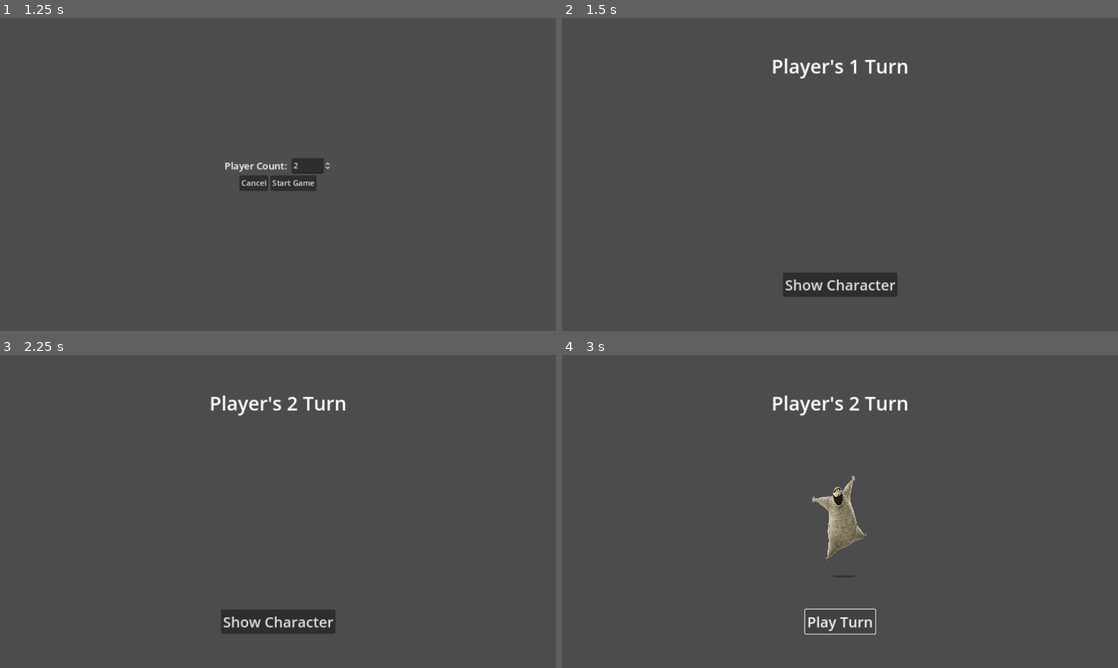
Above: before the commit, frames 1-4 (two rows, left to right).
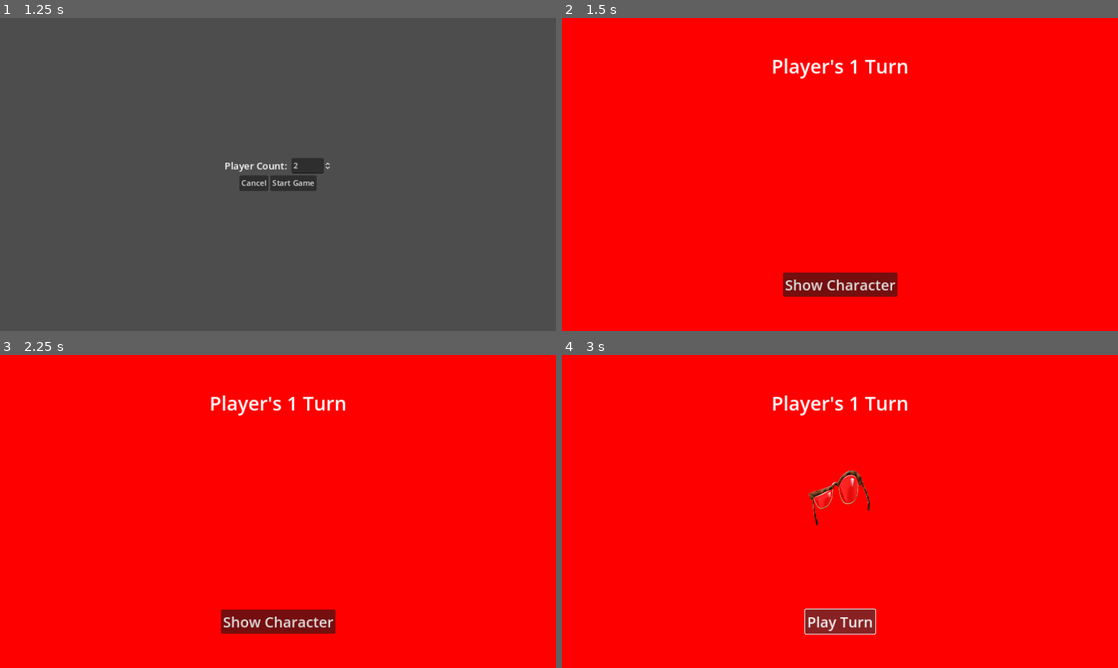
Above: after the commit, the same moments.

Repository: Yogadhveep/transylvaniagame
Game: Godot game, scene res://MainScreen.tscn
Two runs of this game, one before a commit and one after it. Both use one fixed random seed, a clock stepped at 60 frames per second and the inputs below.
Inputs (mouse positions are in pixels of both pictures, inside the frame that each line leads up to):
- Up to frame 1 (1.25 s): click "Play" at 0.5 s
- Up to frame 2 (1.5 s): click "Start Game" at 1.25 s
- Up to frame 3 (2.25 s): click (255, 511) at 2.02 s
- Up to frame 4 (3 s): click "Show Character" at 2.75 s

Frame 1 is identical in both runs. In frame 2, 100% of the frame differs, in the area x 0-100%, y 0-100%; in frame 3, 100%; in frame 4, 100%.

Commit message:
eeeeeeeeeeeeeeeee

Diff:
--- a/transylvaniagame/Game.tscn
+++ b/transylvaniagame/Game.tscn
@@ -293,7 +293,22 @@
 texture = ExtResource("4_y0snq")
 
 [node name="Control" parent="." instance=ExtResource("5_omso4")]
+visible = false
 layout_mode = 1
+
+[node name="CheckBox" type="CheckBox" parent="."]
+z_index = 15
+layout_mode = 1
+anchors_preset = 3
+anchor_left = 1.0
+anchor_top = 1.0
+anchor_right = 1.0
+anchor_bottom = 1.0
+offset_left = -24.0
+offset_top = -24.0
+grow_horizontal = 0
+grow_vertical = 0
+text = "ALLIANCE"
 
 [connection signal="pressed" from="Graph/Node1/Button" to="Graph/Node1" method="_on_button_pressed"]
 [connection signal="pressed" from="Graph/Node2/Button" to="Graph/Node2" method="_on_button_pressed"]
--- a/transylvaniagame/Global.gd
+++ b/transylvaniagame/Global.gd
@@ -13,11 +13,12 @@
 	8:[7],
 	9:[3],
 	10:[3,11,13],
-	11:[10,12,14],
+	11:[10,12,13,14],
 	12:[11,13],
-	13:[10,12],
+	13:[10,11,12],
 	14:[11]
 }
+## 11 and 13
 var turn = 1
 var highlighted_moves = []
 var dead = []
@@ -75,7 +76,15 @@
 func set_moves(Graph, node):
 	highlighted_moves = map[node]
 	for move in highlighted_moves:
-		Graph.get_node("Node"+str(move)).highlight_node(true)
+		print("NODE")
+		print(node)
+		print("SAFETY")
+		print(Graph.get_node("Node"+str(move)).get_safety())
+		print("MOVE")
+		print(move)
+		if Graph.get_node("Node"+str(move)).get_safety() != node:
+			Graph.get_node("Node"+str(move)).highlight_node(true)
+
 func kill(node):
 	dead.append(node)
 	alive = alive -1
--- a/transylvaniagame/end_game.gd
+++ b/transylvaniagame/end_game.gd
@@ -1,12 +1,30 @@
 
 extends Control
 
+var colors = {
+	1: Color(1, 0, 0),       # Red
+	2: Color(0, 0.5, 0),       # Green
+	3: Color(0, 0, 1),       # Blue
+	4: Color(1, 0.5, 0),       # Orange
+	5: Color(1, 0, 1),       # Magenta
+	6: Color(0.5, 0, 0.5)       # Magenta
+}
+var avatar = {
+	1:"res://Dracula.png",
+	2:"res://frankenstein.png",
+	3:"res://Murray.png",
+	4:"res://Wayne.png",
+	5:"res://Griffin.png",
+	6:"res://Blobby.png"
+}
 
 # Called when the node enters the scene tree for the first time.
 func _ready() -> void:
 	for player in range(1,Global.player_count+1):
 		if not (player in Global.dead):
 			$Label.text = "PLAYER "+str(player)+" WON!"
+			$ColorRect.color = colors[player]
+			$Sprite2D2.texture = load(avatar[Global.player_roles[player]])
 			$Timer.start()
 
 
--- a/transylvaniagame/end_game.tscn
+++ b/transylvaniagame/end_game.tscn
@@ -1,6 +1,7 @@
-[gd_scene load_steps=3 format=3 uid="uid://ch2wj8qeu4vff"]
+[gd_scene load_steps=4 format=3 uid="uid://ch2wj8qeu4vff"]
 
 [ext_resource type="Script" path="res://end_game.gd" id="1_60p5s"]
+[ext_resource type="Texture2D" uid="uid://c5fg5nn5i1tdp" path="res://Dracula.png" id="2_qldhs"]
 
 [sub_resource type="LabelSettings" id="LabelSettings_thlx5"]
 font_size = 90
@@ -13,6 +14,16 @@
 grow_horizontal = 2
 grow_vertical = 2
 script = ExtResource("1_60p5s")
+
+[node name="ColorRect" type="ColorRect" parent="."]
+z_index = -2
+layout_mode = 1
+anchors_preset = 15
+anchor_right = 1.0
+anchor_bottom = 1.0
+grow_horizontal = 2
+grow_vertical = 2
+color = Color(0.298039, 0.298039, 0.298039, 1)
 
 [node name="Label" type="Label" parent="."]
 layout_mode = 1
@@ -33,4 +44,9 @@
 [node name="Timer" type="Timer" parent="."]
 wait_time = 3.0
 
+[node name="Sprite2D2" type="Sprite2D" parent="."]
+position = Vector2(1054, 490)
+scale = Vector2(0.122613, 0.151812)
+texture = ExtResource("2_qldhs")
+
 [connection signal="timeout" from="Timer" to="." method="_on_timer_timeout"]
--- a/transylvaniagame/graph_node.gd
+++ b/transylvaniagame/graph_node.gd
@@ -2,6 +2,7 @@
 
 
 var player = -1
+var safe_player = -1
 
 # Called when the node enters the scene tree for the first time.
 func _ready() -> void:
@@ -11,8 +12,35 @@
 # Called every frame. 'delta' is the elapsed time since the previous frame.
 func _process(delta: float) -> void:
 	pass
+func get_safety():
+	return safe_player
+
+func alliance():
+	if player == -1:
+		print("Failed alliance")
+		return
+
+	$"..".get_node("Node"+str($"../../Players".get_node("Player"+str(Global.turn)).get_pos())).safe_player = get_index_from_name()
+	print("SFASAFESFAEFSAFAFAFS")
+	print($"..".get_node("Node"+str($"../../Players".get_node("Player"+str(Global.turn)).get_pos())).safe_player)
+	print("ONONONONON")
+	print($"..".get_node("Node"+str($"../../Players".get_node("Player"+str(Global.turn)).get_pos())).get_index_from_name())
+
+	$"../../Players".get_node("Player"+str(Global.turn)).selected(false)
+	Global.turn_ended()
+	$"../../Players".get_node("Player"+str(Global.turn)).selected(true)
+
+	Global.remove_moves($"..")
+	Global.set_moves($"..",$"../../Players".get_node("Player"+str(Global.turn)).get_pos())
+
+	$"../../Control".show_new_turn()
+	$"../../CheckBox".button_pressed = false
 
 func _on_button_pressed() -> void:
+	if $"../../CheckBox".button_pressed:
+		alliance()
+		return
+	$"..".get_node("Node"+str($"../../Players".get_node("Player"+str(Global.turn)).get_pos())).safe_player = -1
 	if player == -1:
 		print("MOVE")
 		move_player()
@@ -36,14 +64,15 @@
 	Global.set_moves($"..",$"../../Players".get_node("Player"+str(Global.turn)).get_pos())
 
 	$"../../Control".show_new_turn()
+	$"../../CheckBox".button_pressed = false
 
 func random_option(attacker, defender):
 	var prob = Global.transylvania_table[attacker][defender-1]
 	var random_value = randi() % 100  # Get a random number between 0 and 99
 	if random_value < prob:
-		return defender  # 70% chance
+		return attacker
 	else:
-		return defender  # 30% chance
+		return defender
 
 func should_move(attacker, defender, selected):
 	if attacker == selected:
--- a/transylvaniagame/turnscreen.gd
+++ b/transylvaniagame/turnscreen.gd
@@ -7,6 +7,14 @@
 	4:"res://Wayne.png",
 	5:"res://Griffin.png",
 	6:"res://Blobby.png"
+}
+var colors = {
+	1: Color(1, 0, 0),       # Red
+	2: Color(0, 0.5, 0),       # Green
+	3: Color(0, 0, 1),       # Blue
+	4: Color(1, 0.5, 0),       # Orange
+	5: Color(1, 0, 1),       # Magenta
+	6: Color(0.5, 0, 0.5)       # Magenta
 }
 
 var active = false
@@ -32,12 +40,31 @@
 		$VBoxContainer/Button.disabled = true
 		$".".visible = false
 		active = false
+		enable_movement(true)
 
 func show_new_turn():
 	$".".visible = true
 	$VBoxContainer/Sprite2D.visible = false
 	$VBoxContainer/Sprite2D.texture = load(avatar[Global.player_roles[Global.turn]])
 	$VBoxContainer/Label.text = "Player's "+str(Global.turn)+" Turn"
+	$ColorRect.color = colors[Global.turn]
 	$VBoxContainer/Button.disabled = false
 	$VBoxContainer/Button.text = "Show Character"
 	active = false
+	enable_movement(false)
+
+func enable_movement(enabled):
+	$"../Graph/Node1/Button".disabled = not enabled
+	$"../Graph/Node2/Button".disabled = not enabled
+	$"../Graph/Node3/Button".disabled = not enabled
+	$"../Graph/Node4/Button".disabled = not enabled
+	$"../Graph/Node5/Button".disabled = not enabled
+	$"../Graph/Node6/Button".disabled = not enabled
+	$"../Graph/Node7/Button".disabled = not enabled
+	$"../Graph/Node8/Button".disabled = not enabled
+	$"../Graph/Node9/Button".disabled = not enabled
+	$"../Graph/Node10/Button".disabled = not enabled
+	$"../Graph/Node11/Button".disabled = not enabled
+	$"../Graph/Node12/Button".disabled = not enabled
+	$"../Graph/Node13/Button".disabled = not enabled
+	$"../Graph/Node14/Button".disabled = not enabled
